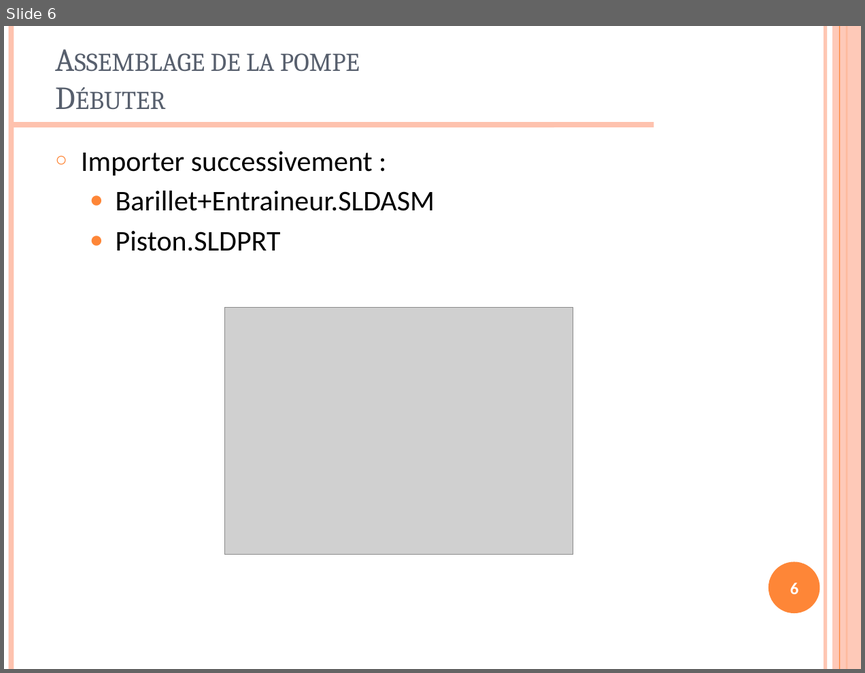
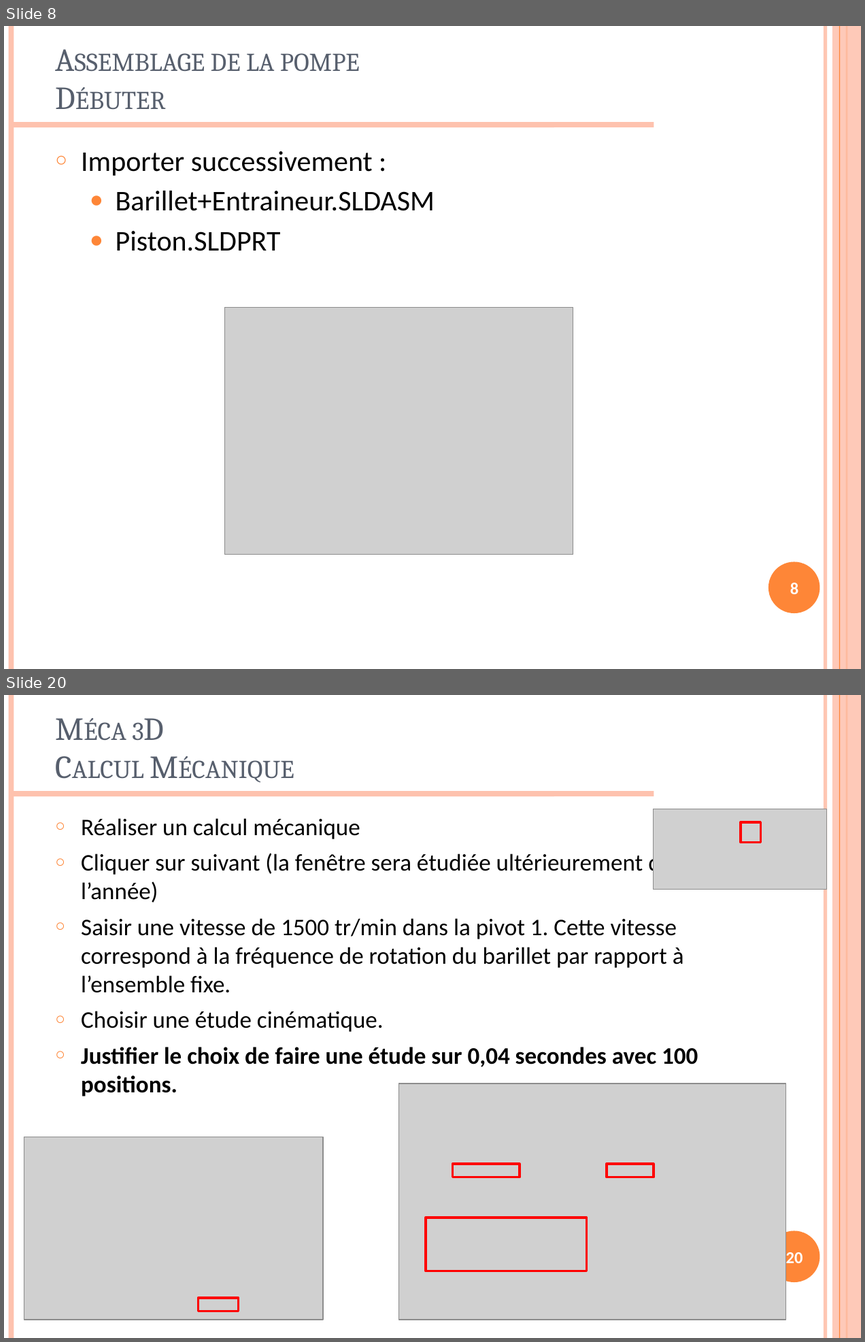
Before and after one commit to xpessoles/TP_2014_2015, a slide deck: TP_02_SW_Meca3D_Assemblage_Pompe/TP_02_SW_Assemblage_Pompe_PPT.pptx. Shown one above the other, each under a label of ours: slide 6 before the commit, slides 8 and 20 after it; the slides between them are not shown. The pictures are 865x673 and 865x1342 pixels, drawn with LibreOffice and Linux fonts; fonts in the diff are those of the drawing; grey boxes stand for pictures; background and template pictures are left out. Boxes give left, top, right and bottom in pixels: in the first picture for what was removed or moved away, otherwise in the second. Text is boxed around its words. In the diff, an @@ line names an element or a change of style, - is before the commit and + after.

```diff
--- a/TP_02_SW_Meca3D_Assemblage_Pompe/TP_02_SW_Assemblage_Pompe_PPT.pptx
+++ b/TP_02_SW_Meca3D_Assemblage_Pompe/TP_02_SW_Assemblage_Pompe_PPT.pptx
@@ slide 20 added at (4,695,861,1338), background #FFFFFF; not listed: 7 template elements that a slide beside it also shows @@
@@ picture added at (653,809,827,889) @@
@@ text added at (81,818,698,1096), 20 pt, text #000000 @@
+○ Réaliser un calcul mécanique
+○ Cliquer sur suivant (la fenêtre sera étudiée ultérieurement dans l’année)
+○ Saisir une vitesse de 1500 tr/min dans la pivot 1. Cette vitesse correspond à la fréquence de rotation du barillet par rapport à l’ensemble fixe.
+○ Choisir une étude cinématique.
+○ Justifier le choix de faire une étude sur 0,04 secondes avec 100 positions.
@@ title added at (193,818,360,839), 27 pt, text #575F6D, small capitals @@
+Méca 3D
+Calcul Mécanique
@@ rectangle added at (740,821,759,841), outline #FF0000 2 pt @@
@@ picture added at (399,1083,785,1320) @@
@@ picture added at (24,1137,323,1320) @@
@@ rectangle added at (452,1164,519,1177), outline #FF0000 2 pt @@
@@ rectangle added at (606,1164,653,1177), outline #FF0000 2 pt @@
@@ rectangle added at (426,1217,587,1271), outline #FF0000 2 pt @@
@@ page number added at (786,1252,803,1263), 14 pt, text #FFFFFF, bold @@
+20
@@ rectangle added at (198,1297,239,1311), outline #FF0000 2 pt @@
@@ what was slide 6 is now slide 8 @@
@@ page number at (790,582,798,594): text changed @@
-6
+8
```
Also in this commit, not shown: 1 slide changed, 22 other slides added, 1 slide removed, 45 other files.
